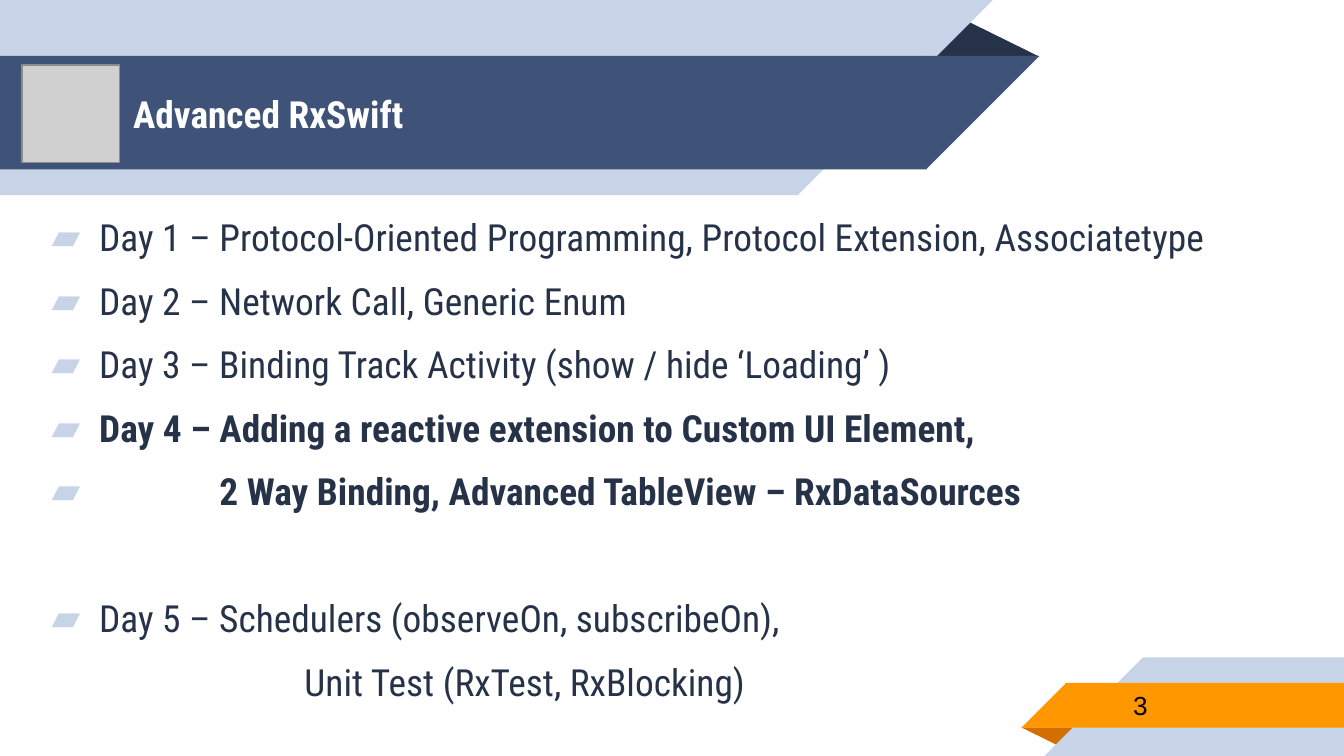
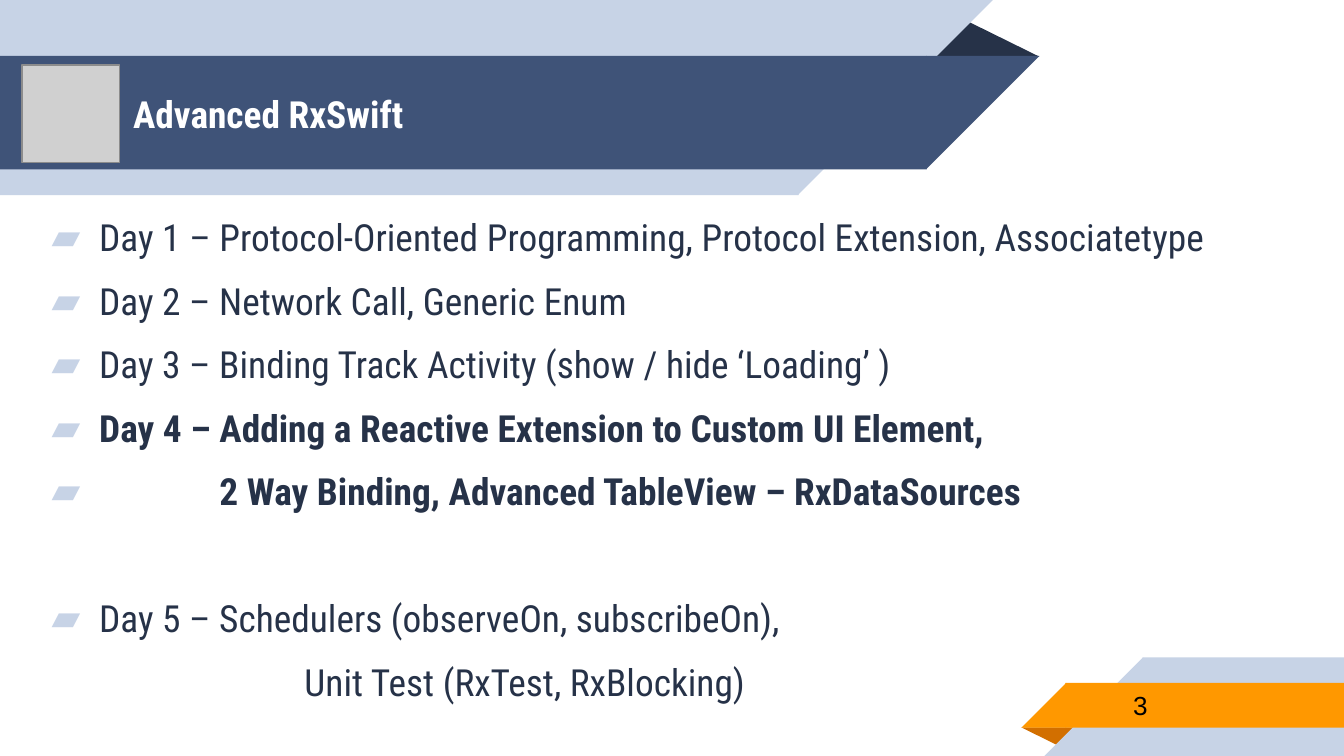
Before and after one commit to younghwankim/RxSwiftClass, a slide deck: slide 3 of AdvancedRxSwift/day4/AdvancedRxSwift4.pptx. Drawn at 1344x756 pixels with LibreOffice and Linux fonts; fonts in the diff are those of the drawing; grey boxes stand for pictures. Boxes give left, top, right and bottom in pixels: in the first picture for what was removed or moved away, otherwise in the second. Text is boxed around its words. In the diff, an @@ line names an element or a change of style, - is before the commit and + after.

Commit message:
Advanced RxSwift Day 4

```diff
--- a/AdvancedRxSwift/day4/AdvancedRxSwift4.pptx
+++ b/AdvancedRxSwift/day4/AdvancedRxSwift4.pptx
@@ text at (99,414,983,450): text changed @@
-▰ Day 4 – Adding a reactive extension to Custom UI Element,
+▰ Day 4 – Adding a Reactive Extension to Custom UI Element,
```
Also in this commit, not shown: 2 other slides changed, 3 other files.
